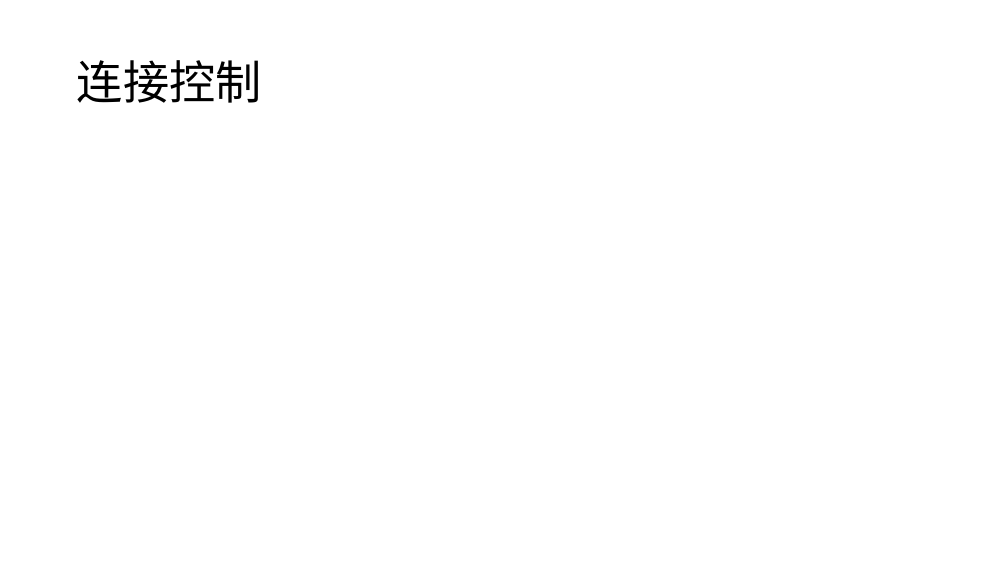
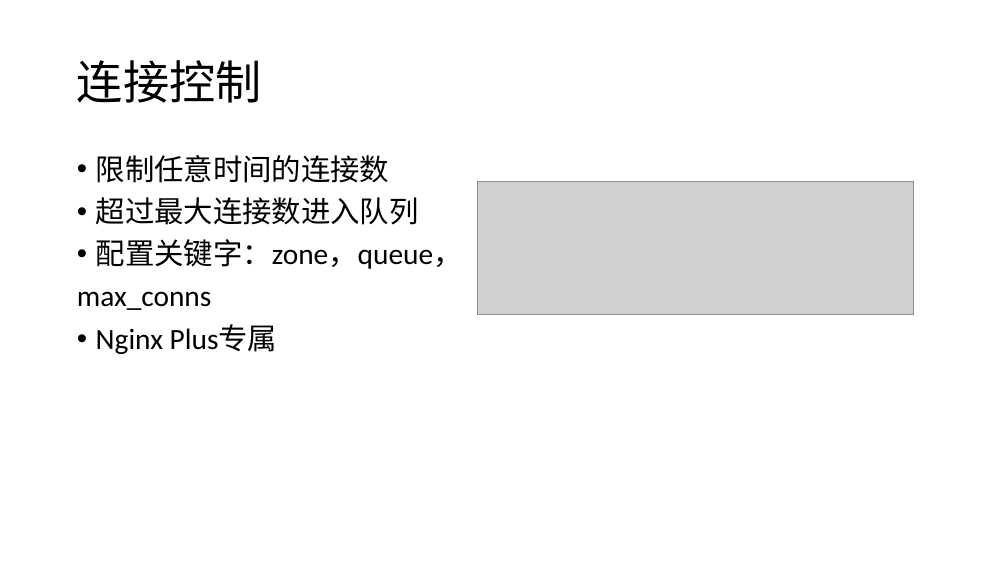
Before and after one commit to bold881/docs, a slide deck: slide 21 of nginx.pptx. Drawn at 1008x567 pixels with LibreOffice and Linux fonts; fonts in the diff are those of the drawing; grey boxes stand for pictures. Boxes give left, top, right and bottom in pixels: in the first picture for what was removed or moved away, otherwise in the second. Text is boxed around its words. In the diff, an @@ line names an element or a change of style, - is before the commit and + after.

```diff
--- a/nginx.pptx
+++ b/nginx.pptx
@@ text added at (77,155,463,354), 28 pt, text #000000 @@
+• 限制任意时间的连接数
+• 超过最大连接数进入队列
+• 配置关键字：zone，queue，
+max_conns
+• Nginx Plus专属
@@ picture added at (478,181,914,315) @@
```
Also in this commit, not shown: 9 slides added.
